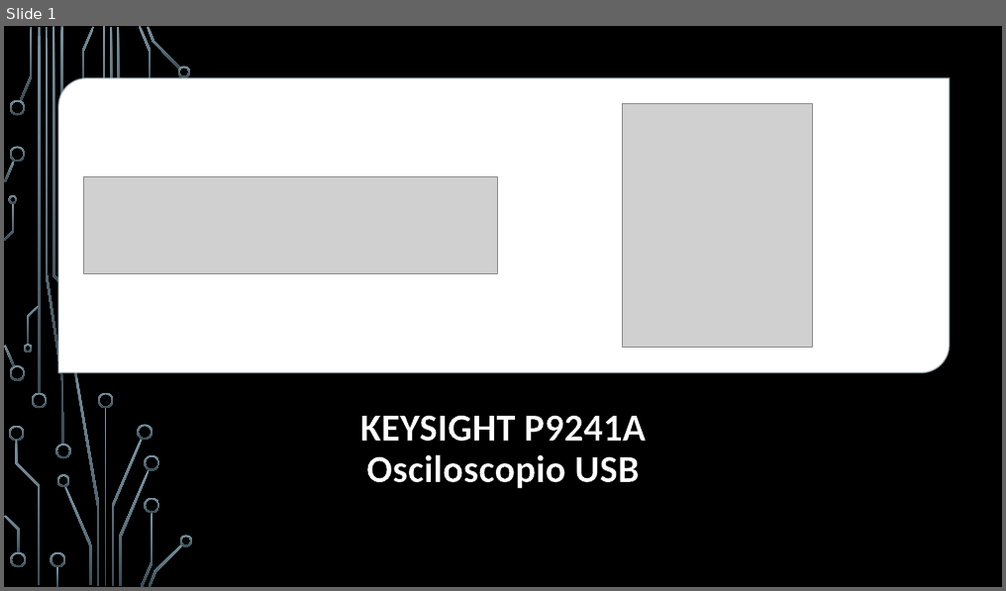
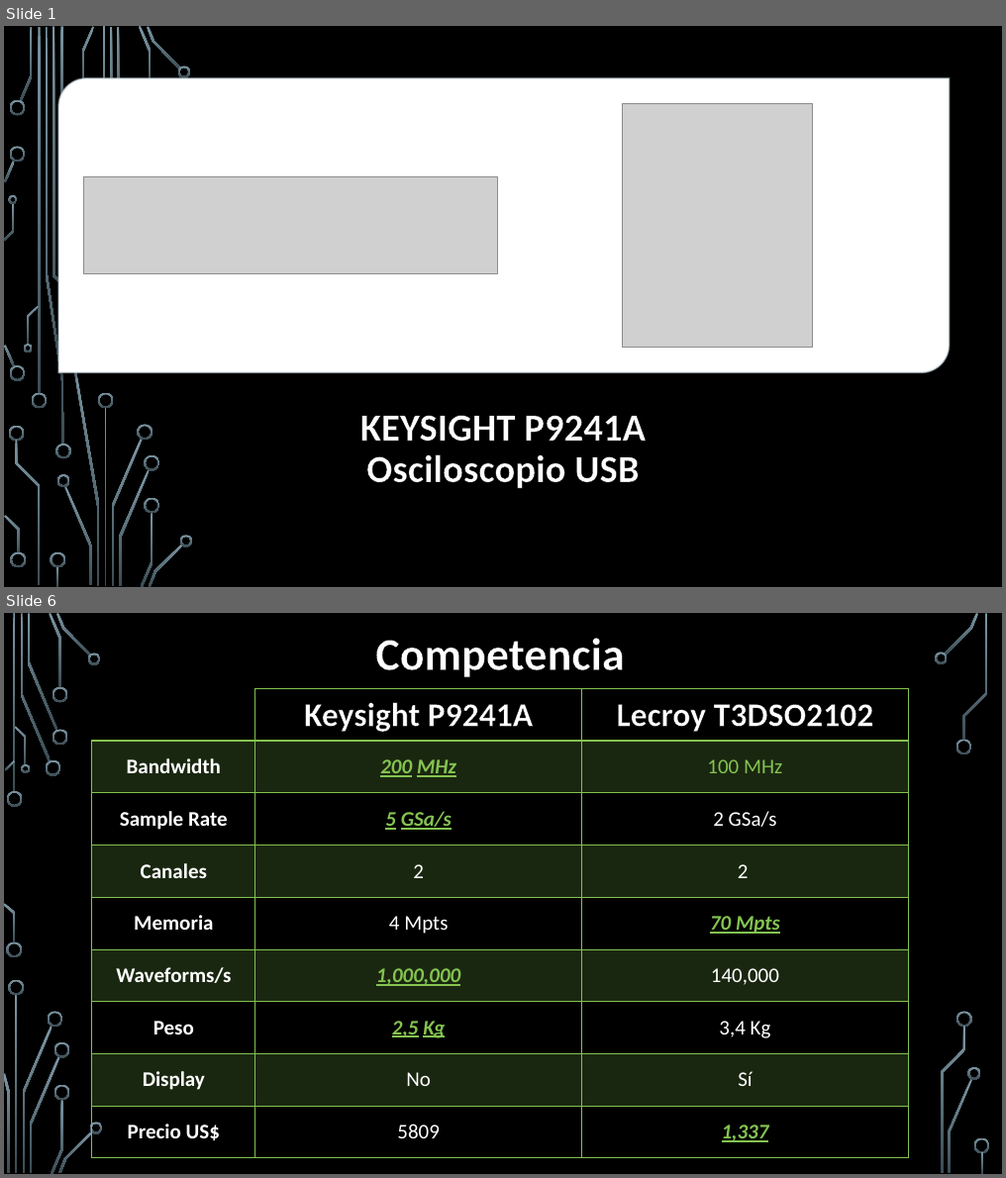
Before and after one commit to midelgado/Oral-Labo, a slide deck: Oral Labo.pptx. Shown one above the other, each under a label of ours: slide 1 before the commit, slides 1 and 6 after it; the slides between them are not shown. The pictures are 1006x591 and 1006x1178 pixels, drawn with LibreOffice and Linux fonts; fonts in the diff are those of the drawing; grey boxes stand for pictures; background and template pictures are left out. Boxes give left, top, right and bottom in pixels: in the first picture for what was removed or moved away, otherwise in the second. Text is boxed around its words. In the diff, an @@ line names an element or a change of style, - is before the commit and + after.

```diff
--- a/Oral Labo.pptx
+++ b/Oral Labo.pptx
@@ slide 6 added at box(4, 613, 1002, 1174), background picture (left out) @@
@@ title added at box(375, 638, 624, 677), 44 pt, text #FFFFFF, bold @@
+Competencia
@@ table added at box(92, 688, 908, 1158), 9 rows, 3 columns @@
+ | Keysight P9241A | Lecroy T3DSO2102
+Bandwidth | 200 MHz | 100 MHz
+Sample Rate | 5 GSa/s | 2 GSa/s
+Canales | 2 | 2
+Memoria | 4 Mpts | 70 Mpts
+Waveforms/s | 1,000,000 | 140,000
+Peso | 2,5 Kg | 3,4 Kg
+Display | No | Sí
+Precio US$ | 5809 | 1,337
@@ group added at box(4, 613, 990, 1174): 33 freeform shapes, 3 rectangles @@
```
Also in this commit, not shown: 2 slides changed, 2 other slides added, 7 other files.
